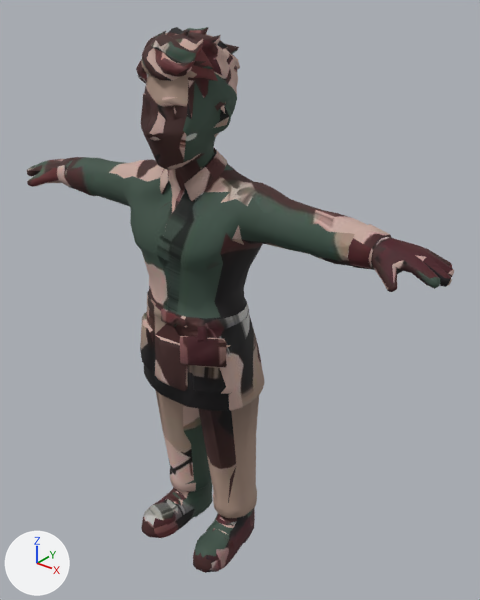
An edit to the glTF model public/models/people/staff-young.glb, drawn before and after from the same camera.
Camera for both pictures: a 50 mm lens placed at (1.004, -1.088, 1.451), pointed at (0.068, 0.082, 0.726). Every picture has the same lights, and +X, +Y and +Z are marked at lower left. The older version comes first. Where no turn or scale is listed for an object, it has been applied to the vertices. Vertices at exactly the same position are counted once.

Names of what the first picture shows: 'char1.001'.
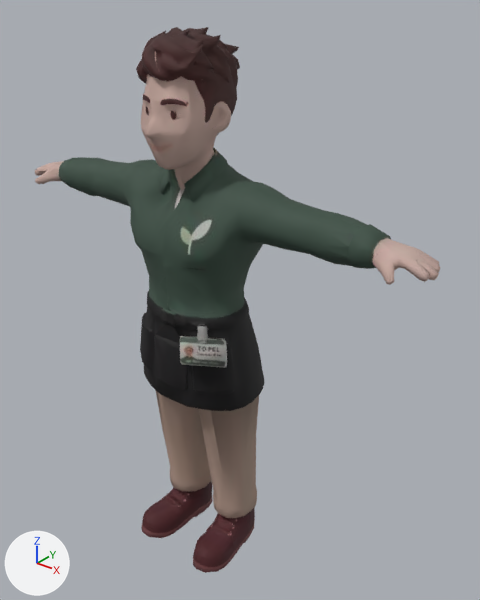
Boxes (x1, y1, x2, y2) around the edits, measured in the pictures (480 x 600 px; the box of a moved part takes in the faces that stretch with it):
'char1.001', reshaped: before (27, 27, 454, 573); after (35, 27, 440, 573)
part 1 of me_char1_003, moved or reshaped: before (140, 224, 454, 358); after (140, 224, 440, 358)
part 2 of me_char1_003, moved or reshaped: before (27, 157, 109, 196); after (35, 157, 109, 196)
part 3 of me_char1_003, moved or reshaped: (125, 62, 233, 226) in both
part 4 of me_char1_003, moved or reshaped: (170, 474, 236, 573) in both
part 5 of me_char1_003, surface changed: before (27, 27, 371, 572); after (35, 27, 372, 572)

The edits, one by one:
me_char1_003 is used by ob_char1_001; location (0.0, 0.0, 0.0).
me_char1_003 had 2248 vertices, 4499 faces and spanned x -0.617..0.616, y -0.143..0.143, z 0.0..1.36.
me_char1_003 now has 2248 vertices, 4499 faces and spans x -0.589..0.59, y -0.143..0.143, z 0.0..1.36.
me_char1_003 part 1: 12 vertices moved from x 0.429..0.475, y -0.031..0.057, z 0.943..1.023 to x 0.429..0.475, y -0.033..0.055, z 0.946..1.022; 133 vertices removed from x -0.138..0.616, y -0.106..0.083, z 0.6..1.012; 129 vertices added at x -0.139..0.59, y -0.106..0.086, z 0.583..1.019.
me_char1_003 part 2: 63 vertices moved from x -0.609..-0.364, y -0.074..0.067, z 0.941..1.03 to x -0.585..-0.364, y -0.059..0.058, z 0.943..1.03; 82 vertices removed from x -0.617..-0.424, y -0.075..0.071, z 0.939..1.015; 72 vertices added at x -0.589..-0.383, y -0.06..0.061, z 0.941..1.014.
me_char1_003 part 3: 1 vertex moved within x -0.038, y 0.041, z 1.313; 7 vertices removed from x -0.14..0.091, y -0.104..0.105, z 0.986..1.274; 15 vertices added at x -0.142..0.09, y -0.107..0.106, z 0.98..1.315.
me_char1_003 part 4: 6 vertices removed from x -0.097..0.135, y -0.121..0.099, z 0.025..0.143; 12 vertices added at x -0.103..0.139, y -0.126..0.1, z 0.022..0.142.
me_char1_003 part 5: 3791 kept faces spanning x -0.585..0.474, y -0.143..0.143, z 0.0..1.36 get new texture (UV) coordinates.
